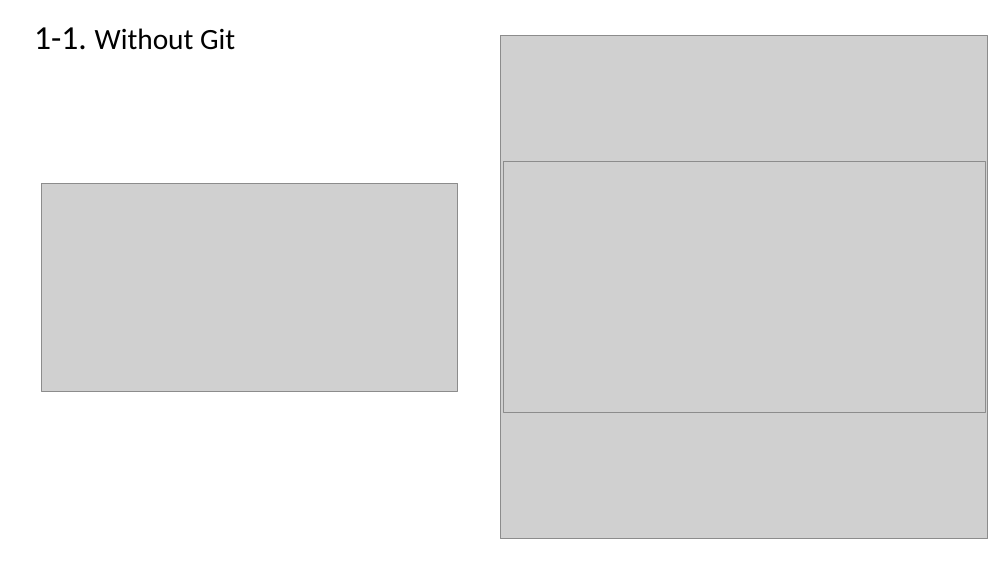
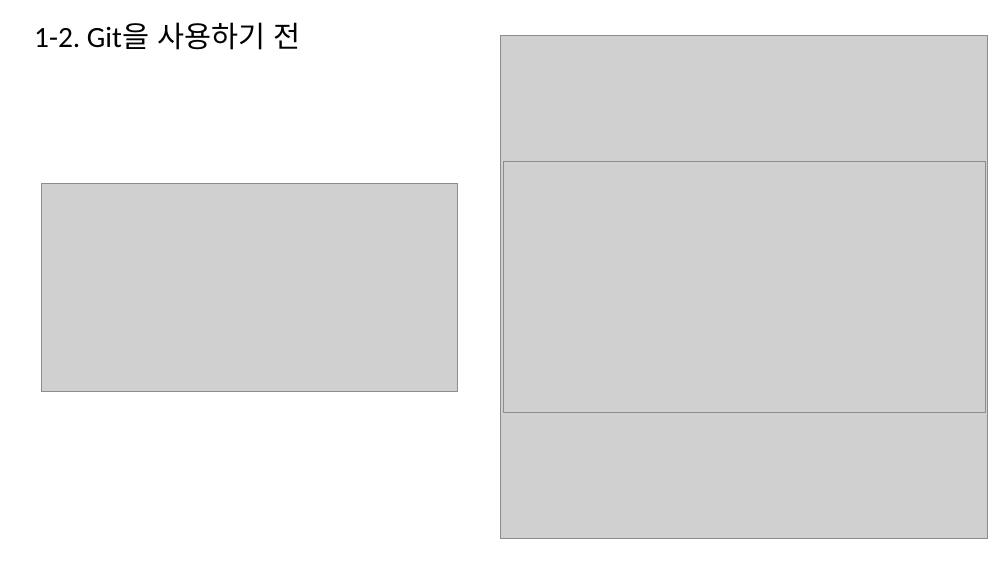
Before and after one commit to wonjaeL/how-to-use-git, a slide deck: slide 8 of ppt.pptx (slide 7 before the commit). Drawn at 1008x567 pixels with LibreOffice and Linux fonts; fonts in the diff are those of the drawing; grey boxes stand for pictures. Boxes give left, top, right and bottom in pixels: in the first picture for what was removed or moved away, otherwise in the second. Text is boxed around its words. In the diff, an @@ line names an element or a change of style, - is before the commit and + after.

```diff
--- a/ppt.pptx
+++ b/ppt.pptx
@@ text removed at (34,27,235,50) @@
-1-1. Without Git
@@ text added at (34,22,301,50), 28 pt, text #000000 @@
+1-2. Git을 사용하기 전
```
Also in this commit, not shown: 6 other slides changed, 9 slides added, 3 slides removed.
